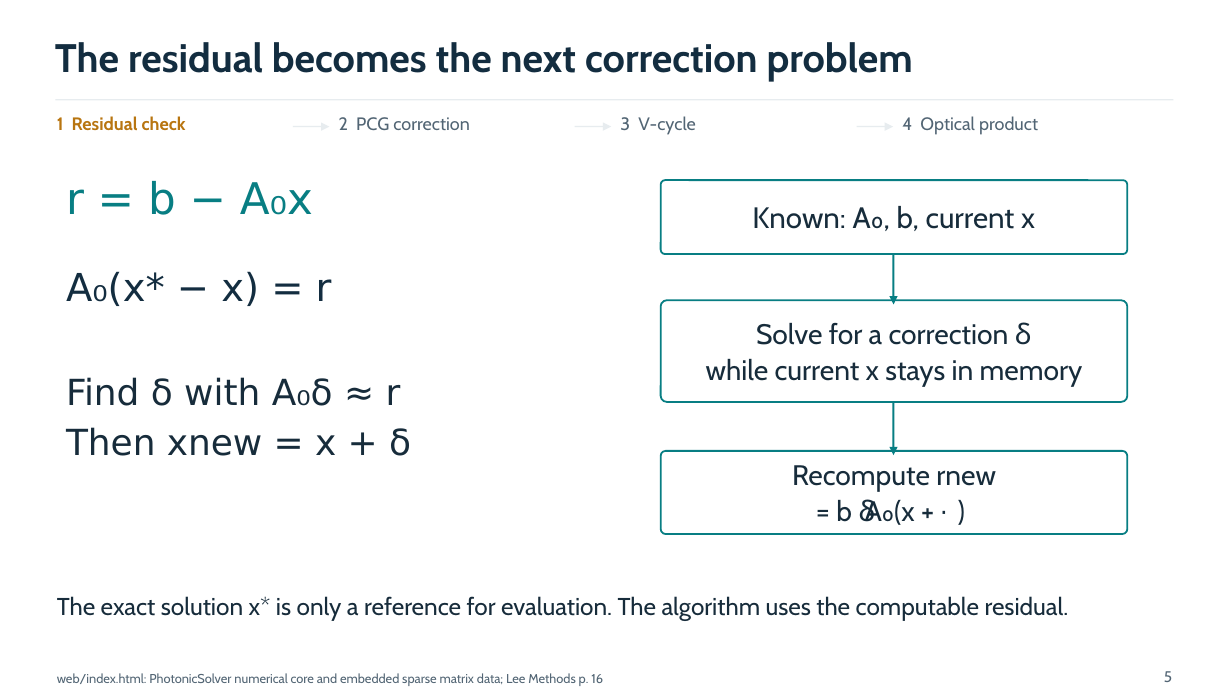
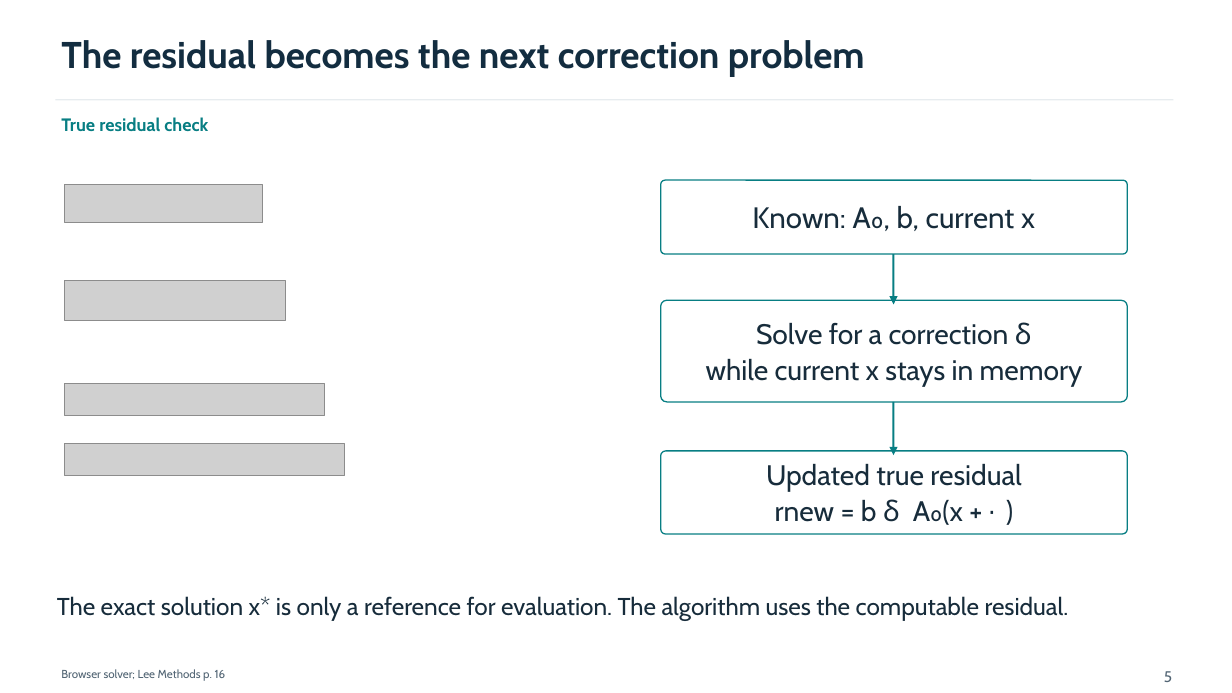
Before and after one commit to samarthdubey46/multigrid-pde-solver, a slide deck: slide 5 of presentation/build/photonic-pde-draft.pptx. Drawn at 1232x693 pixels with LibreOffice and Linux fonts; fonts in the diff are those of the drawing; grey boxes stand for pictures. Boxes give left, top, right and bottom in pixels: in the first picture for what was removed or moved away, otherwise in the second. Text is boxed around its words. In the diff, an @@ line names an element or a change of style, - is before the commit and + after.

```diff
--- a/presentation/build/photonic-pde-draft.pptx
+++ b/presentation/build/photonic-pde-draft.pptx
@@ text "The residual becomes the next ..." at (61,40,865,77): size 31 to 29 pt; less space between paragraphs @@
@@ text at (61,117,208,132): text changed; text colour #B87510 to #087E83 @@
-1 Residual check
+True residual check
@@ text removed at (339,117,469,130) @@
-2 PCG correction
@@ text removed at (620,116,696,135) @@
-3 V-cycle
@@ text removed at (902,116,1038,135) @@
-4 Optical product
@@ rectangle removed at (293,126,325,127) @@
@@ triangle removed at (322,122,330,130) @@
@@ rectangle removed at (575,126,607,127) @@
@@ triangle removed at (604,122,612,130) @@
@@ rectangle removed at (857,126,889,127) @@
@@ triangle removed at (884,122,893,130) @@
@@ picture added at (65,184,262,222) @@
@@ text removed at (66,181,313,215) @@
-r = b − A₀x
@@ picture added at (65,281,286,321) @@
@@ text removed at (66,271,332,306) @@
-A₀(x* − x) = r
@@ picture added at (65,384,325,415) @@
@@ text removed at (66,377,411,456) @@
-Find δ with A₀δ ≈ r
-Then xnew = x + δ
@@ picture added at (65,444,345,475) @@
@@ outline #087E83 1.4 pt to #087E83 1 pt in 3 elements at (661,180,1128,254), (661,300,1128,402), (661,451,1128,534) @@
@@ text in rounded rectangle at (766,464,1021,525): text changed @@
-Recompute rnew
-= b − A₀(x + δ)
+Updated true residual
+rnew = b − A₀(x + δ)
@@ text at (61,669,226,681): text changed; size 10 to 9 pt @@
-web/index.html: PhotonicSolver numerical core and embedded sparse matrix data; Lee Methods p. 16
+Browser solver; Lee Methods p. 16
```
Also in this commit, not shown: 33 other slides changed, 1 slide added, 1 slide removed, 10 other files.
